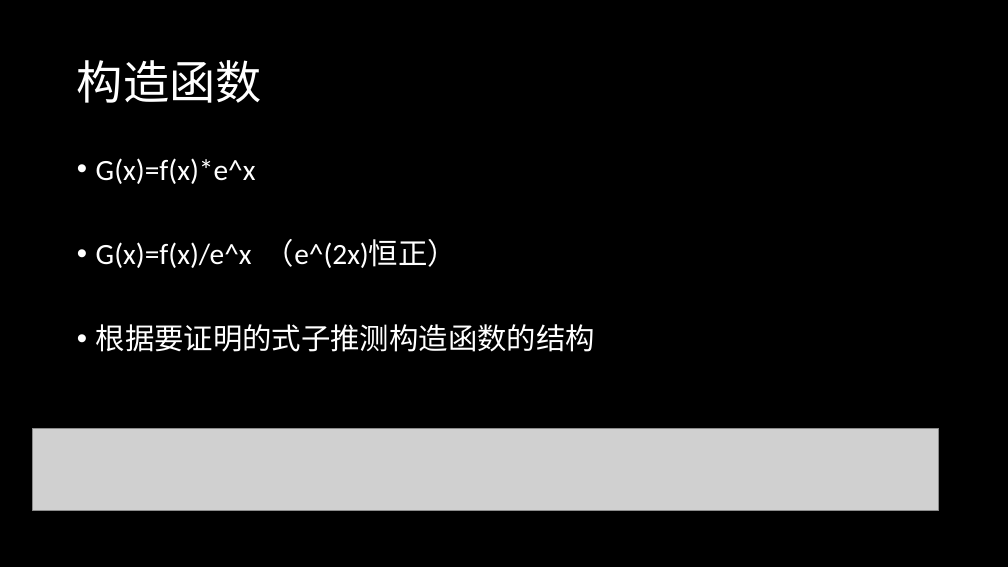
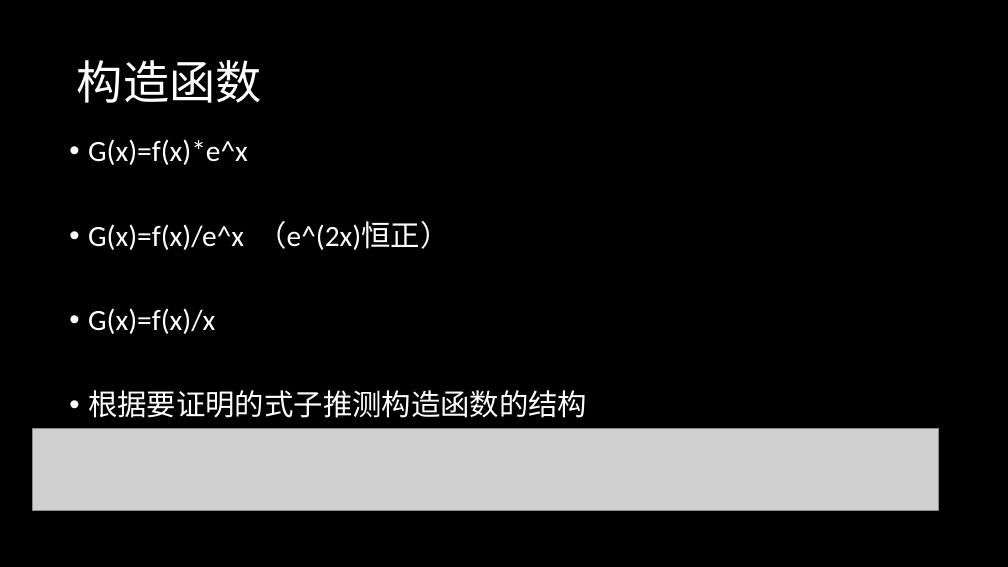
Before and after one commit to maaaark-creator/Calculus, a slide deck: slide 69 of 高数1.pptx. Drawn at 1008x567 pixels with LibreOffice and Linux fonts; fonts in the diff are those of the drawing; grey boxes stand for pictures. Boxes give left, top, right and bottom in pixels: in the first picture for what was removed or moved away, otherwise in the second. Text is boxed around its words. In the diff, an @@ line names an element or a change of style, - is before the commit and + after.

```diff
--- a/高数1.pptx
+++ b/高数1.pptx
@@ text "G(x)=f(x)*e^x": place and size @@
-text "G(x)=f(x)*e^x" at [96,158,595,352]
+text "G(x)=f(x)*e^x" at [88,139,587,418]
@@ text at [88,308,215,334]: paragraph added @@
+• G(x)=f(x)/x
```
Also in this commit, not shown: 8 other slides changed, 4 other files.
